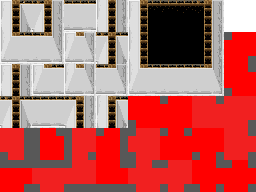
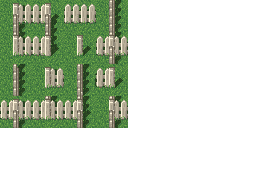
Layer changes from the first w=256, h=192 image to the second:
added group "t_fence #1" with 4 layers above "twall_w" over [0, 0, 128, 128]
added layer "grass over" in group "t_fence #1" over [1, 20, 126, 121]
added layer "t_fence" in group "t_fence #1" over [0, 0, 128, 128]
added layer "fence shadow" (50%) in group "t_fence #1" over [0, 0, 128, 128]
added layer "grass under" in group "t_fence #1" over [0, 0, 128, 128]
hid "twall_w" over [0, 0, 224, 128]
hid "twall" over [0, 0, 224, 128]
hid "Pasted Layer" over [0, 0, 256, 192]
